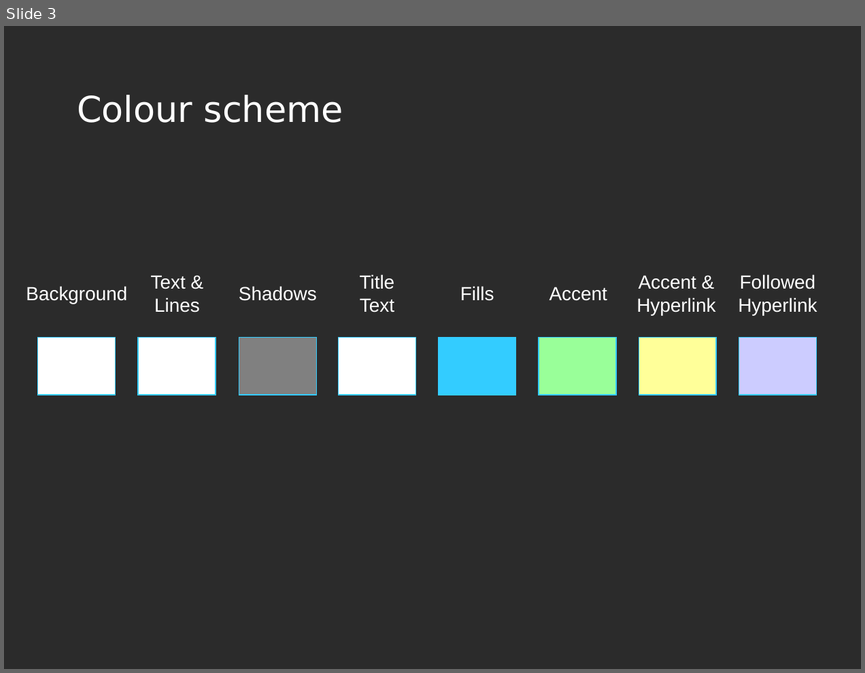
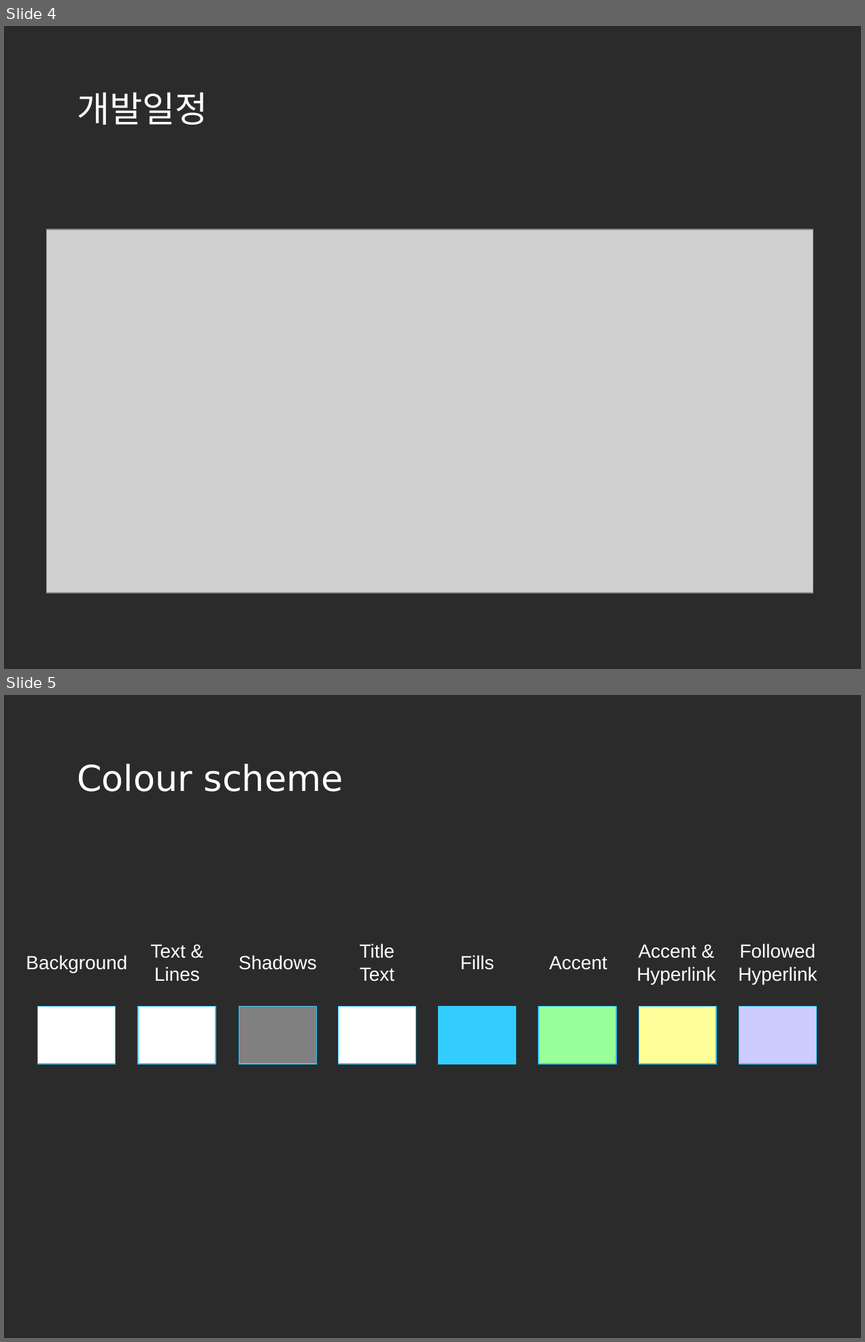
Before and after one commit to korea600/useful, a slide deck: Useful/UML/Presentation/useful_ppt_초안.pptx. Shown one above the other, each under a label of ours: slide 3 before the commit, slides 4 and 5 after it. The pictures are 865x673 and 865x1342 pixels, drawn with LibreOffice and Linux fonts; fonts in the diff are those of the drawing; grey boxes stand for pictures; background and template pictures are left out; a plain dark background stands for a picture behind light text. Boxes give left, top, right and bottom in pixels: in the first picture for what was removed or moved away, otherwise in the second. Text is boxed around its words. In the diff, an @@ line names an element or a change of style, - is before the commit and + after.

```diff
--- a/Useful/UML/Presentation/useful_ppt_초안.pptx
+++ b/Useful/UML/Presentation/useful_ppt_초안.pptx
@@ slide 4 added at box(4, 26, 861, 669), background picture (left out) @@
@@ title added at box(77, 92, 208, 125), 30 pt, text #FFFFFF @@
+개발일정
@@ picture added at box(46, 229, 813, 592) @@
@@ what was slide 3 is now slide 5 @@
```
Also in this commit, not shown: 2 slides changed, 1 other slide added.
